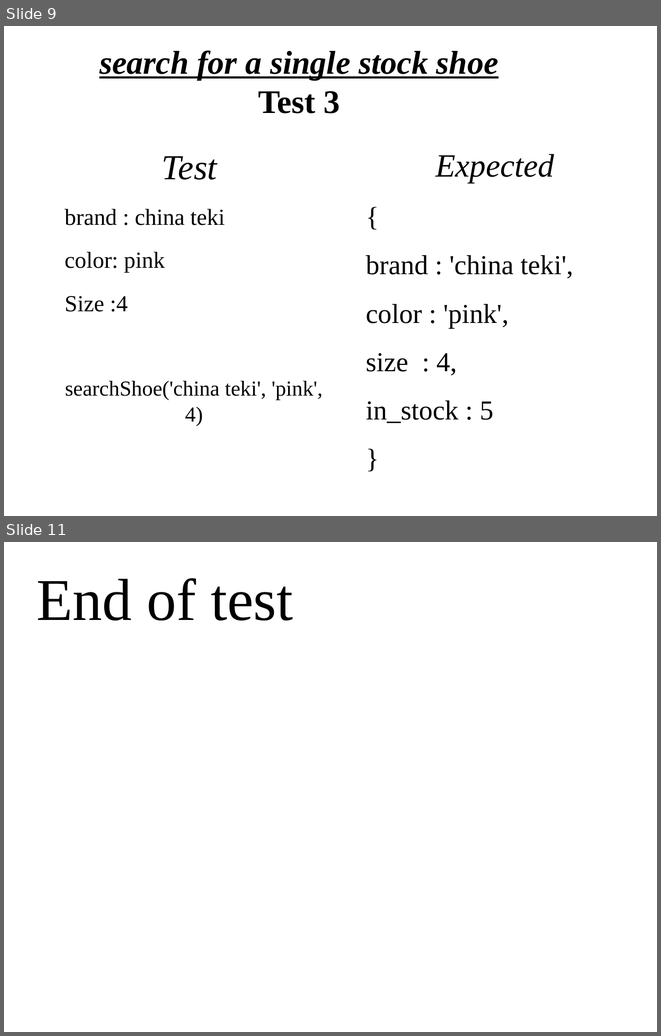
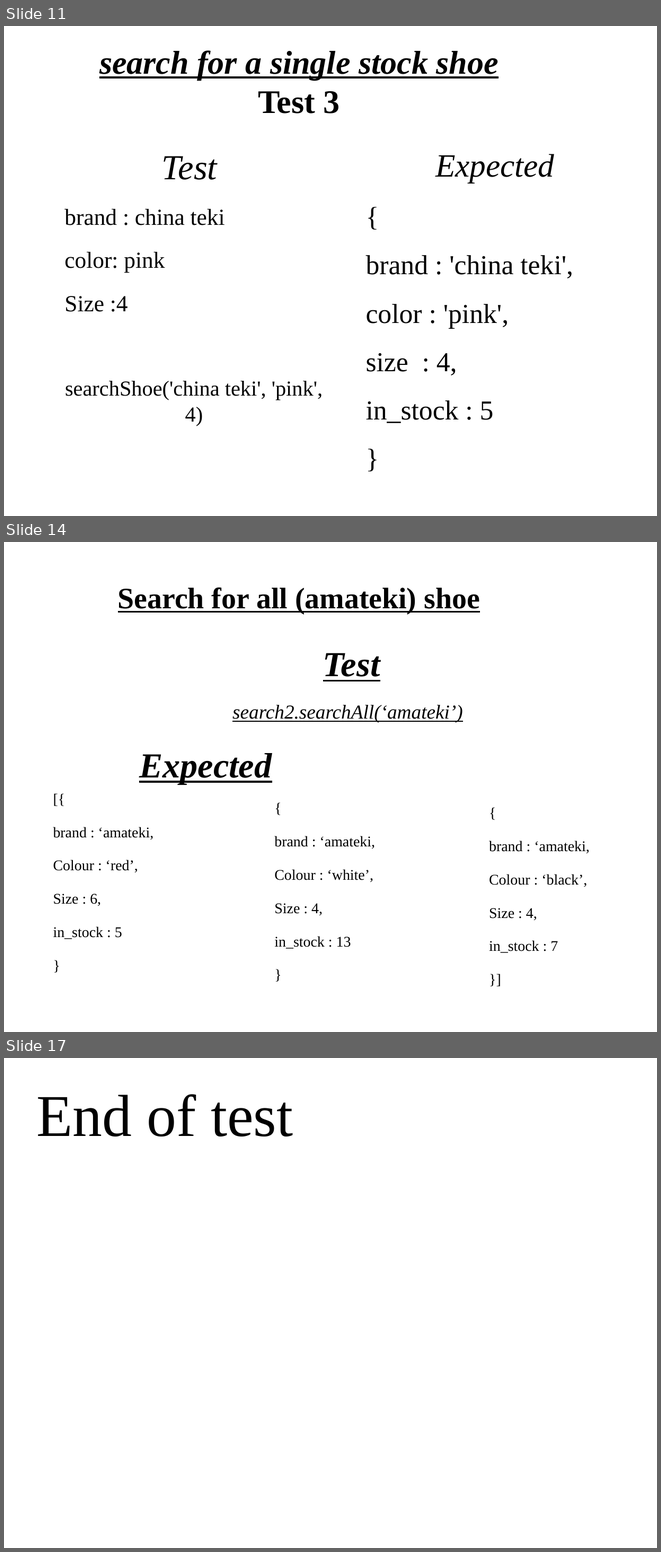
Before and after one commit to TaSiya/shoe, a slide deck: project presentation.odp. Shown one above the other, each under a label of ours: slides 9 and 11 before the commit, slides 11, 14 and 17 after it; the slides between them are not shown. The pictures are 661x1036 and 661x1552 pixels, drawn with LibreOffice and Linux fonts; fonts in the diff are those of the drawing; background and template pictures are left out. Boxes give left, top, right and bottom in pixels: in the first picture for what was removed or moved away, otherwise in the second. Text is boxed around its words. In the diff, an @@ line names an element or a change of style, - is before the commit and + after.

Commit message:
added more infor in the presentation about the test cases. I also added more info about the adding function. About to do the logic for it

```diff
--- a/project presentation.odp
+++ b/project presentation.odp
@@ slide 14 added at (4, 542, 657, 1032), background picture (left out) @@
@@ title added at (118, 587, 480, 614), 36 pt, text #000000, bold, underline @@
+Search for all (amateki) shoe
@@ text added at (232, 653, 463, 723), 24 pt, text #000000, italic, underline @@
+Test
+search2.searchAll(‘amateki’)
@@ text added at (139, 753, 272, 784), 42.7 pt, text #000000, bold, italic, underline @@
+Expected
@@ text added at (53, 827, 154, 939), 18 pt, text #000000 @@
+[{
+brand : ‘amateki,
+Colour : ‘red’,
+Size : 6,
+in_stock : 5
+}
@@ text added at (274, 836, 376, 949), 18 pt, text #000000 @@
+{
+brand : ‘amateki,
+Colour : ‘white’,
+Size : 4,
+in_stock : 13
+}
@@ text added at (489, 840, 590, 953), 18 pt, text #000000 @@
+{
+brand : ‘amateki,
+Colour : ‘black’,
+Size : 4,
+in_stock : 7
+}]
@@ what was slide 9 is now slide 11 @@
@@ what was slide 11 is now slide 17 @@
```
Also in this commit, not shown: 3 slides changed, 5 other slides added, 3 other files.
